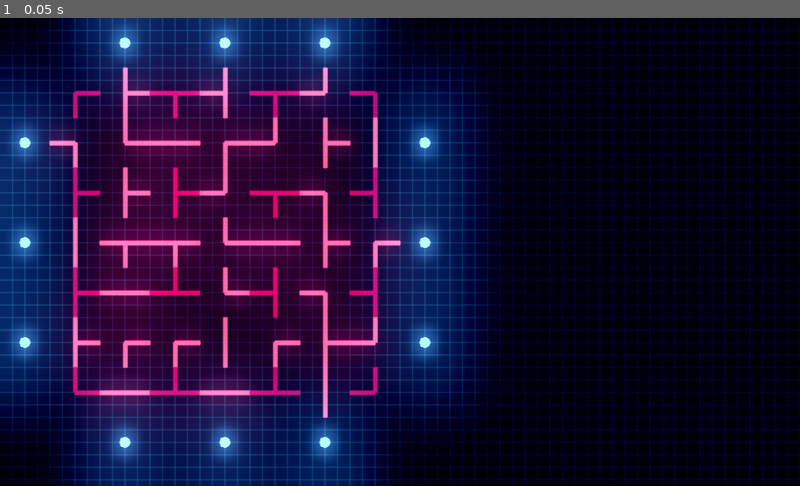
Above: before the commit, frame 1.
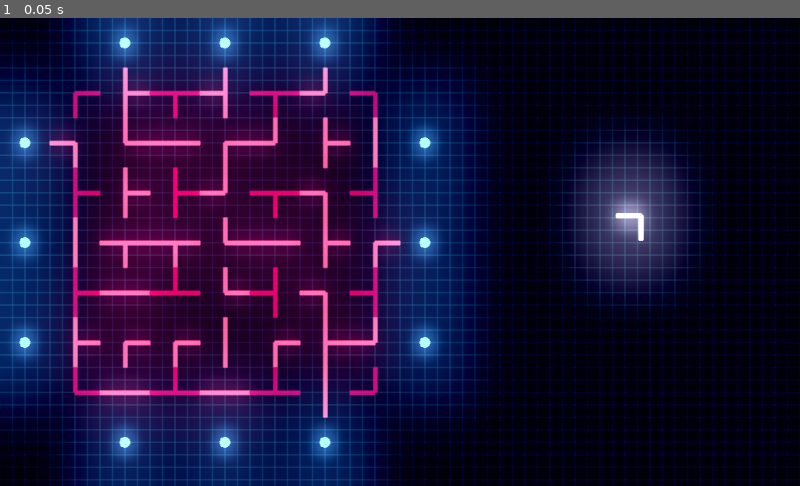
Above: after the commit, the same moment.

Repository: arran-nz/RapidRescue
Game: Godot game, scene res://Game.tscn
Same seed, same stepped clock (60 frames per second), same inputs: the game is played once before the commit and once after it.
Inputs:
- Up to frame 1 (0.05 s): no input

The runs differ from the first frame. In frame 1, 5.3% of the frame differs, in the area x 70-88%, y 23-61%.

Commit message:
Add Abilty to "Inject" path items in rows and cols
- Hand can hold 1 item
- Hand can inject items using path injectors
- Draw hand item

Diff:
--- a/MoveMaze/Scripts/Board.gd
+++ b/MoveMaze/Scripts/Board.gd
@@ -58,7 +58,7 @@
 		var temp_north_inj = obj_injector.instance()
 		temp_north_inj.position = map_to_world(n_index) + half_tile_size
 
-		temp_north_inj.init(Vector2(x_i, 0), DIRECTION.S)
+		temp_north_inj.init(Vector2(x_i, n_index.y), DIRECTION.S)
 		injectors.append(temp_north_inj)
 		add_child(temp_north_inj)
 
@@ -66,7 +66,7 @@
 		var temp_south_inj = obj_injector.instance()
 		temp_south_inj.position = map_to_world(s_index) + half_tile_size
 
-		temp_south_inj.init(Vector2(x_i, board_size.y), DIRECTION.N)
+		temp_south_inj.init(Vector2(x_i, s_index.y), DIRECTION.N)
 		injectors.append(temp_south_inj)
 		add_child(temp_south_inj)
 
@@ -76,7 +76,7 @@
 		var temp_east_inj = obj_injector.instance()
 		temp_east_inj.position = map_to_world(e_index) + half_tile_size
 
-		temp_east_inj.init(Vector2(0, y_i), DIRECTION.W)
+		temp_east_inj.init(Vector2(e_index.x, y_i), DIRECTION.W)
 		injectors.append(temp_east_inj)
 		add_child(temp_east_inj)
 
@@ -84,13 +84,27 @@
 		var temp_west_inj = obj_injector.instance()
 		temp_west_inj.position = map_to_world(w_index) + half_tile_size
 
-		temp_west_inj.init(Vector2(board_size.x, y_i), DIRECTION.E)
+		temp_west_inj.init(Vector2(w_index.x, y_i), DIRECTION.E)
 		injectors.append(temp_west_inj)
 		add_child(temp_west_inj)
 
-func inject_path(index, dir, path_item):
+func inject_path(index, dir, path_item, collect_method):
+
+	# Spawn the instance
+	add_child(path_item)
+
+	# Set World Target
+	var world_target = map_to_world(index) + half_tile_size
+	path_item.set_target(world_target, false)
+
+	#Update index to injection location
+	path_item.update_index(index)
+
+	#Add To Path_Cells Array
+	path_cells.append(path_item)
+
+	#Move Line in Direction
 	var line
-
 	if dir == DIRECTION.S \
 	or dir == DIRECTION.N:
 		line = _get_col(index.x)
@@ -98,26 +112,21 @@
 		line = _get_row(index.y)
 
 	for path in line:
-		_move_path(path, dir)
+		_move_path(path, dir, collect_method)
 
-func _move_path(path, dir):
+func _move_path(path, dir, collect_method):
 
 	var index = path.index + dir
-	var pos = path.position + (tile_size * dir)
+	#var pos = path.position + (tile_size * dir)
+	var pos = map_to_world(index) + half_tile_size
+
+	#If the path item's index has moved of the board, collect it.
 	if !_in_board(index):
-		match dir:
-			DIRECTION.N:
-				print("N")
-			DIRECTION.E:
-				print("E")
-			DIRECTION.S:
-				print("S")
-			DIRECTION.W:
-				print("W")
-
-	path.set_target(pos)
-
-	path.update_index(index)
+		collect_method.call_func(path)
+		path_cells.erase(path)
+	else:
+		path.update_index(index)
+		path.set_target(pos)
 
 func _get_col(x_index):
 	var col = []
--- a/MoveMaze/Scripts/Drawer.gd
+++ b/MoveMaze/Scripts/Drawer.gd
@@ -18,6 +18,7 @@
 var _AA = true
 
 onready var grid_obj = get_parent()
+onready var hand_obj = grid_obj.get_node("Hand")
 
 func _process(delta):
 	update()
@@ -42,8 +43,13 @@
 		draw_line(Vector2(base.x, base.y + row_pos), Vector2(row_limit, base.y + row_pos), Palletes[CURRENT_PALLETE][1], GRID_LINE, _AA)
 
 
-	_draw_path()
+	_draw_board_paths()
 	_draw_injectors()
+	_draw_hand()
+
+func _draw_hand():
+	if hand_obj.current_path != null:
+		_draw_path_item(hand_obj.current_path, 'FFFFFF')
 
 func _draw_injectors():
 	for injector in grid_obj.injectors:
@@ -53,41 +59,42 @@
 
 		draw_circle(injector.position, CIRCLE_RADIUS, current_color)
 
-func _draw_path():
+func _draw_path_item(item, color):
+
+	if item.connections['S']:
+		draw_line(
+			item.position,
+			item.position + Vector2(0, grid_obj.tile_size.y / 2),
+			color,
+			LINE_WIDTH,
+			_AA)
+	if item.connections['N']:
+		draw_line(
+			item.position,
+			item.position - Vector2(0, grid_obj.tile_size.y / 2),
+			color,
+			LINE_WIDTH,
+			_AA)
+	if item.connections['W']:
+		draw_line(
+			item.position,
+			item.position - Vector2(grid_obj.tile_size.x / 2, 0),
+			color,
+			LINE_WIDTH,
+			_AA)
+	if item.connections['E']:
+		draw_line(
+			item.position,
+			item.position + Vector2(grid_obj.tile_size.x / 2, 0),
+			color,
+			LINE_WIDTH,
+			_AA)
+
+
+func _draw_board_paths():
 	for item in grid_obj.path_cells:
-
-		if item == null:
-			break
-
 		var current_color
 		if(item.moveable): current_color = Palletes[CURRENT_PALLETE][3]
 		else: current_color = Palletes[CURRENT_PALLETE][2]
 
-		if item.connections['S']:
-			draw_line(
-				item.position,
-				item.position + Vector2(0, grid_obj.tile_size.y / 2),
-				current_color,
-				LINE_WIDTH,
-				_AA)
-		if item.connections['N']:
-			draw_line(
-				item.position,
-				item.position - Vector2(0, grid_obj.tile_size.y / 2),
-				current_color,
-				LINE_WIDTH,
-				_AA)
-		if item.connections['W']:
-			draw_line(
-				item.position,
-				item.position - Vector2(grid_obj.tile_size.x / 2, 0),
-				current_color,
-				LINE_WIDTH,
-				_AA)
-		if item.connections['E']:
-			draw_line(
-				item.position,
-				item.position + Vector2(grid_obj.tile_size.x / 2, 0),
-				current_color,
-				LINE_WIDTH,
-				_AA)
+		_draw_path_item(item, current_color)
--- a/MoveMaze/Scripts/Hand.gd
+++ b/MoveMaze/Scripts/Hand.gd
@@ -8,24 +8,27 @@
 	pass
 
 func setup_hand(injectors, path):
-	current_path = path
+	collect_path(path)
 
 	for inj in injectors:
 		inj.connect("click_action", self, "place_path")
 
-func hold_path(path):
-	if(current_path == null):
+func collect_path(path):
+	if current_path == null:
 		current_path = path
+		current_path.set_target(position, true)
 	else:
-		print("ERROR: CAN ONLY HOLD ONE PATH")
+		print("CAN ONLY HOLD ONE PATH!")
 
 func place_path(board_index, direction):
-	grid_obj.inject_path(board_index, direction, current_path)
-
-	print("place!")
-	pass
+	if current_path != null:
+		var temp_path = current_path
+		current_path = null
+		grid_obj.inject_path(board_index, direction, temp_path, funcref(self, 'collect_path'))
+	else:
+		print("NOTHING TO PLACE!")
 
 
-func rotate_hand():
-
+func rotate_path():
+	print("Rot")
 	pass
